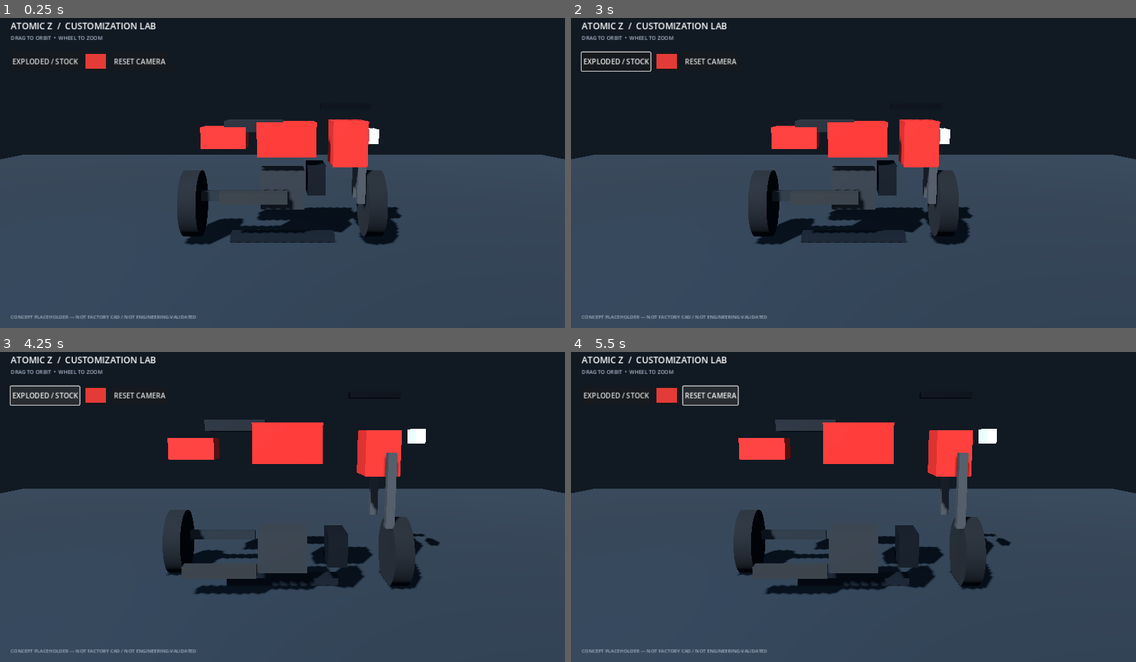
Above: before the commit, frames 1-4 (two rows, left to right).
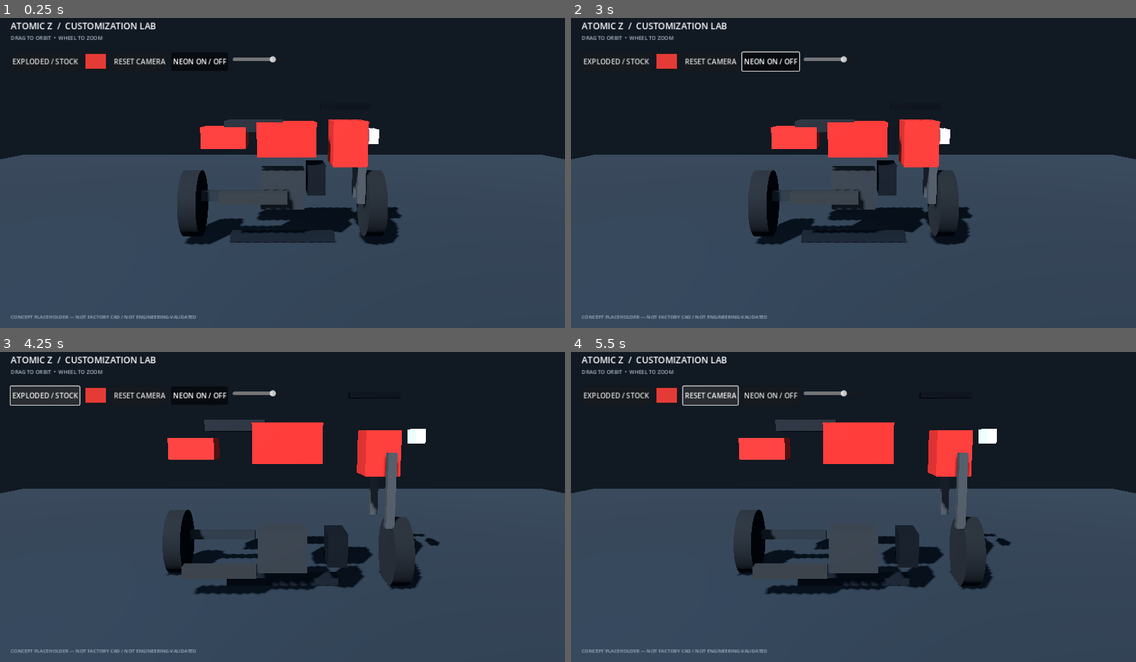
Above: after the commit, the same moments.

Repository: metsam-mastem/Atomic-Z-Customi-Z
Game: Godot game, scene res://scenes/main.tscn
Same seed, same stepped clock (60 frames per second), same inputs: the game is played once before the commit and once after it.
Inputs (mouse positions are in pixels of both pictures, inside the frame that each line leads up to):
- Up to frame 1 (0.25 s): no input
- Up to frame 2 (3 s): click (768, 61) at 0.5 s, where only the run after the commit has a clickable "NEON ON / OFF"; click "EXPLODED / STOCK" at 1.25 s; click "EXPLODED / STOCK" at 2 s; click (768, 61) at 2.75 s, where only the run after the commit has a clickable "NEON ON / OFF"
- Up to frame 3 (4.25 s): click "EXPLODED / STOCK" at 3.5 s
- Up to frame 4 (5.5 s): click (768, 395) at 4.25 s, where only the run after the commit has a clickable "NEON ON / OFF"; click "RESET CAMERA" at 5 s

The runs differ from the first frame. In frame 1, 0.2% of the frame differs, in the area x 30-49%, y 12-15%; in frame 2, 0.4%, in the area x 1-49%, y 10-18%; in frame 3, 0.2%; in frame 4, 0.2%.

Commit message:
feat: integrate neon skin controls in garage

Diff:
--- a/scripts/main.gd
+++ b/scripts/main.gd
@@ -2,11 +2,13 @@
 
 const BikeAssemblyScript = preload("res://scripts/bike_assembly.gd")
 const QualityControllerScript = preload("res://scripts/quality_controller.gd")
+const NeonSkinScript = preload("res://scripts/neon_skin.gd")
 
 var _bike
 var _camera: Camera3D
 var _key_light: DirectionalLight3D
 var _quality
+var _neon_skin
 var _orbit_angle := 0.0
 var _orbit_pitch := 0.16
 var _orbit_distance := 5.3
@@ -21,6 +23,10 @@
 	_quality = QualityControllerScript.new()
 	add_child(_quality)
 	_quality.configure(_key_light)
+	_neon_skin = NeonSkinScript.new()
+	_neon_skin.name = "NeonSkinOverlay"
+	_neon_skin.position.z = 0.29
+	add_child(_neon_skin)
 	_update_camera()
 	_build_hud()
 
@@ -104,6 +110,23 @@
 	reset_button.text = "RESET CAMERA"
 	reset_button.pressed.connect(_on_reset_camera)
 	controls.add_child(reset_button)
+
+	var neon_button := Button.new()
+	neon_button.text = "NEON ON / OFF"
+	neon_button.toggle_mode = true
+	neon_button.button_pressed = true
+	neon_button.toggled.connect(_on_neon_toggled)
+	controls.add_child(neon_button)
+
+	var glow_slider := HSlider.new()
+	glow_slider.custom_minimum_size = Vector2(120.0, 32.0)
+	glow_slider.min_value = 0.0
+	glow_slider.max_value = 1.0
+	glow_slider.step = 0.05
+	glow_slider.value = 0.8
+	glow_slider.tooltip_text = "Neon glow intensity"
+	glow_slider.value_changed.connect(_on_glow_changed)
+	controls.add_child(glow_slider)
 
 	var disclaimer := Label.new()
 	disclaimer.text = "CONCEPT PLACEHOLDER — NOT FACTORY CAD / NOT ENGINEERING-VALIDATED"
@@ -124,6 +147,14 @@
 
 func _on_body_color_changed(color: Color) -> void:
 	_bike.set_body_color(color)
+
+func _on_neon_toggled(enabled: bool) -> void:
+	if is_instance_valid(_neon_skin):
+		_neon_skin.set_skin_visible(enabled)
+
+func _on_glow_changed(value: float) -> void:
+	if is_instance_valid(_neon_skin):
+		_neon_skin.set_glow_intensity(value)
 
 func _on_reset_camera() -> void:
 	_orbit_angle = 0.0
